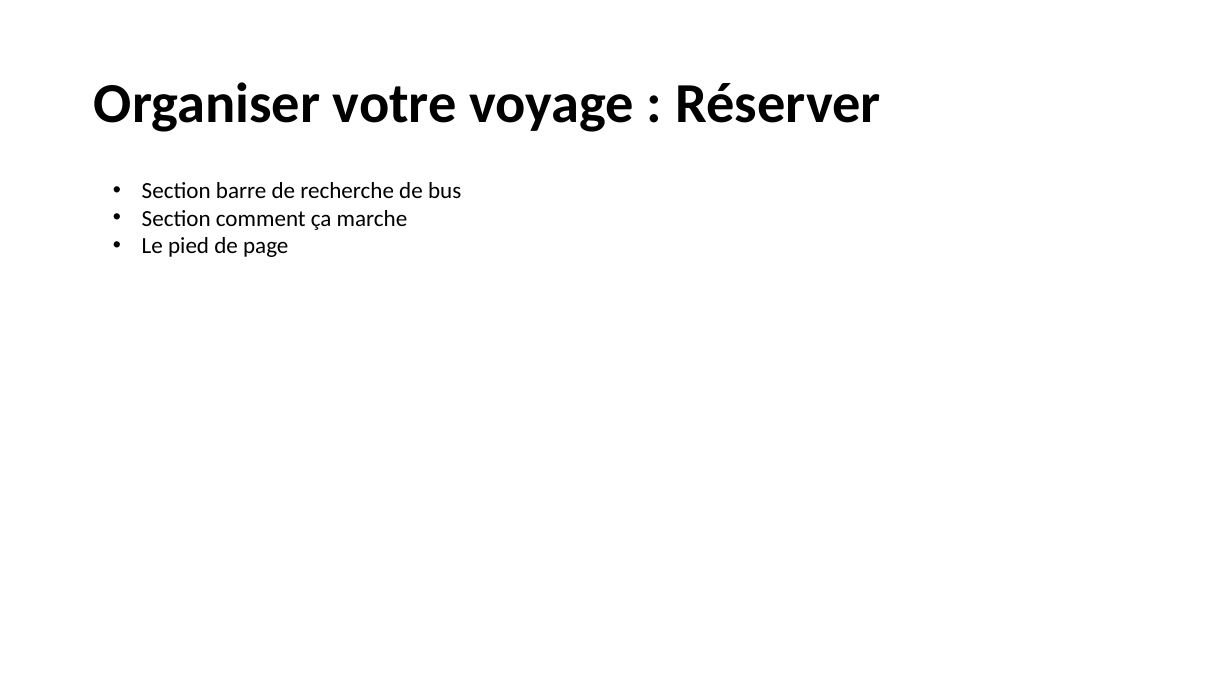
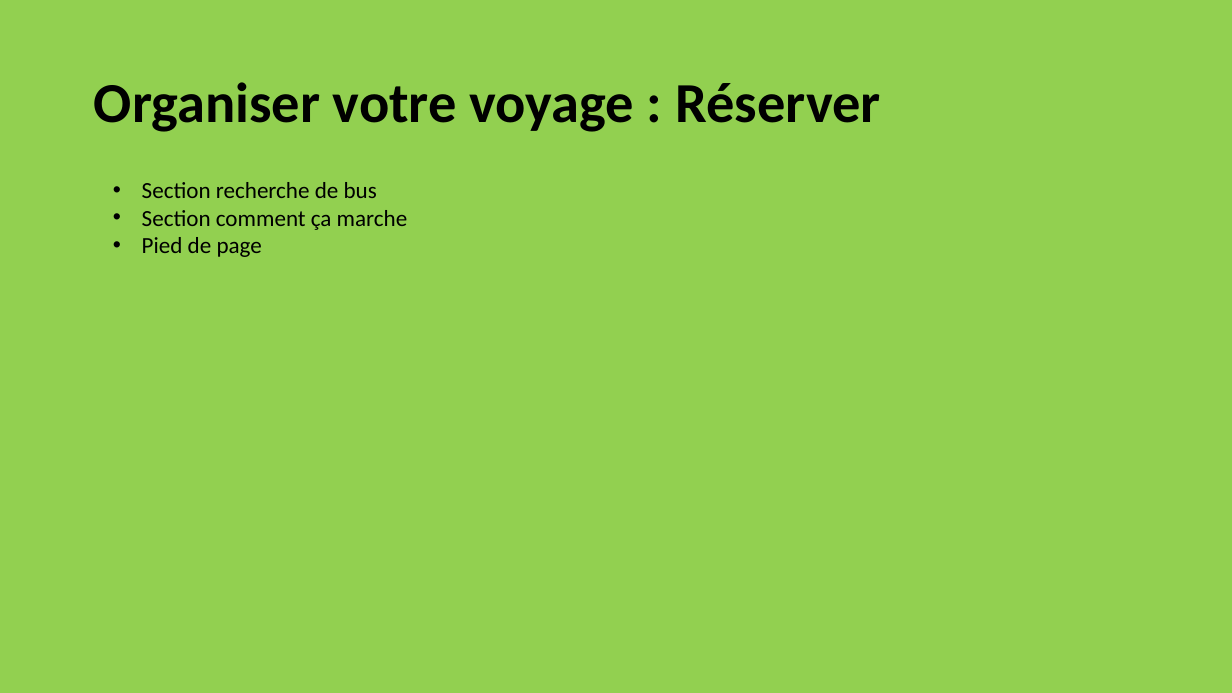
Before and after one commit to Traore-Yao/flash-go-Docs-repo-, a slide deck: slide 3 of plan du site.pptx. Drawn at 1232x693 pixels with LibreOffice and Linux fonts; fonts in the diff are those of the drawing. Boxes give left, top, right and bottom in pixels: in the first picture for what was removed or moved away, otherwise in the second. Text is boxed around its words. In the diff, an @@ line names an element or a change of style, - is before the commit and + after.

```diff
--- a/plan du site.pptx
+++ b/plan du site.pptx
@@ background #FFFFFF to #92D050 @@
@@ text at (x1=142, y1=182, x2=377, y2=198): text changed @@
-• Section barre de recherche de bus
+• Section recherche de bus
@@ text at (x1=142, y1=237, x2=262, y2=257): text changed @@
-• Le pied de page
+• Pied de page
```
Also in this commit, not shown: 5 other slides changed, 7 slides added.
